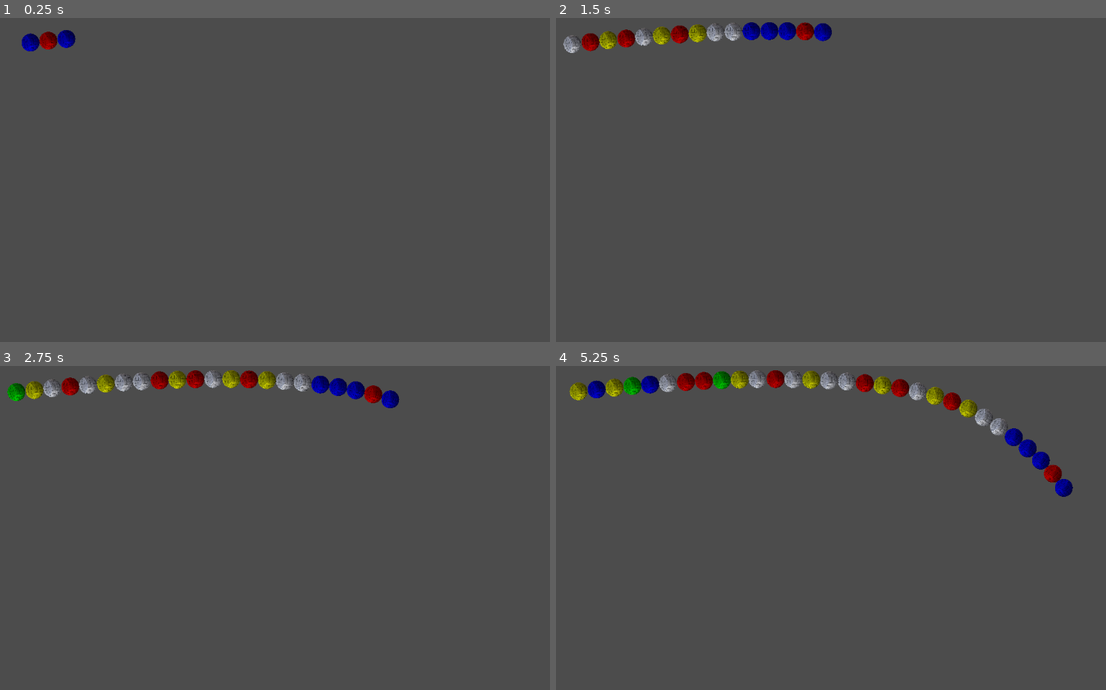
Above: before the commit, frames 1-4 (two rows, left to right).
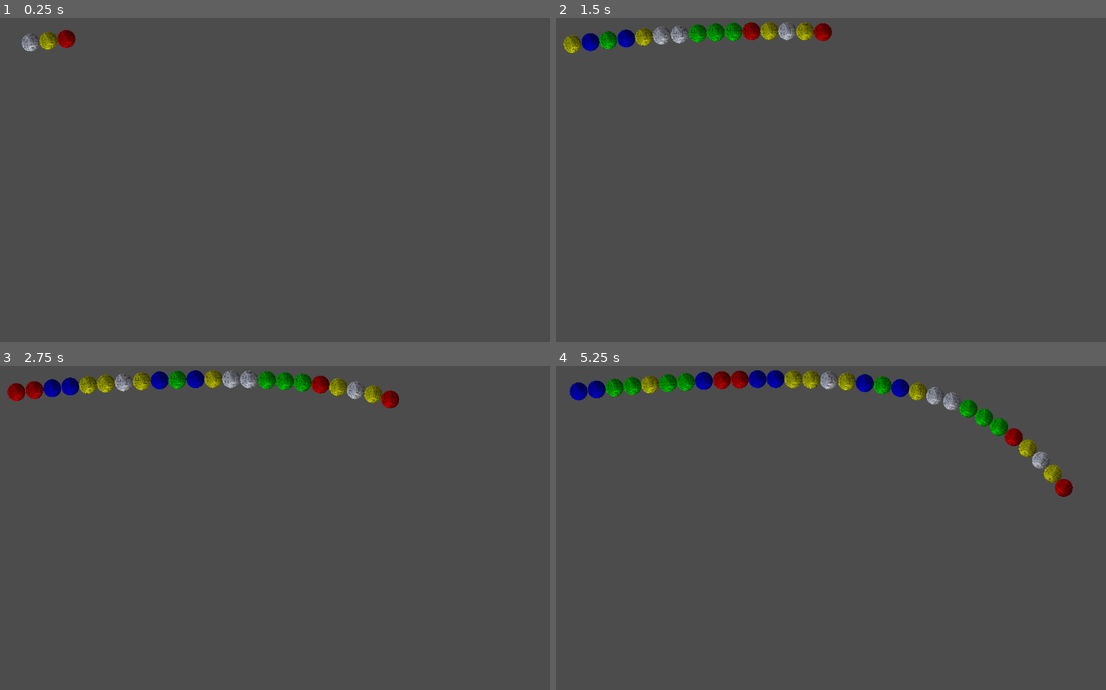
Above: after the commit, the same moments.

Repository: FelicePollano/Soma
Game: Godot game, scene res://Level0.tscn
Two runs of this game, one before a commit and one after it. Both use one fixed random seed, a clock stepped at 60 frames per second and the inputs below.
Inputs:
- Up to frame 1 (0.25 s): no input
- Up to frame 2 (1.5 s): no input
- Up to frame 3 (2.75 s): no input
- Up to frame 4 (5.25 s): no input

The runs differ from the first frame. In frame 1, 0.4% of the frame differs, in the area x 3-14%, y 3-11%; in frame 2, 2.2%; in frame 3, 2.9%; in frame 4, 3.8%, in the area x 2-95%, y 1-41%.

Commit message:
adding frog

Diff:
--- /dev/null
+++ b/Frog.tscn
@@ -0,0 +1,10 @@
+[gd_scene load_steps=2 format=2]
+
+[ext_resource path="res://frog.png" type="Texture" id=1]
+
+[node name="Frog" type="Node2D"]
+
+[node name="Sprite" type="Sprite" parent="."]
+rotation = 3.14159
+scale = Vector2( 0.2, 0.2 )
+texture = ExtResource( 1 )
--- a/Level0.tscn
+++ b/Level0.tscn
@@ -13,3 +13,6 @@
 [node name="Path2D" type="Path2D" parent="."]
 position = Vector2( 19.6438, 28.238 )
 curve = SubResource( 1 )
+
+[node name="FrogPosition" type="Position2D" parent="."]
+position = Vector2( 411.94, 357.15 )
--- a/ball_factory.gd
+++ b/ball_factory.gd
@@ -2,6 +2,8 @@
 
 var ball = preload("res://Ball.tscn")
 var rnd = RandomNumberGenerator.new()
+func _init():
+	rnd.randomize()
 func create() -> PathFollow2D:
 	var follower=PathFollow2D.new()
 	follower.loop=false
Binary file added: frog.png
Not shown, added: .gitignore
